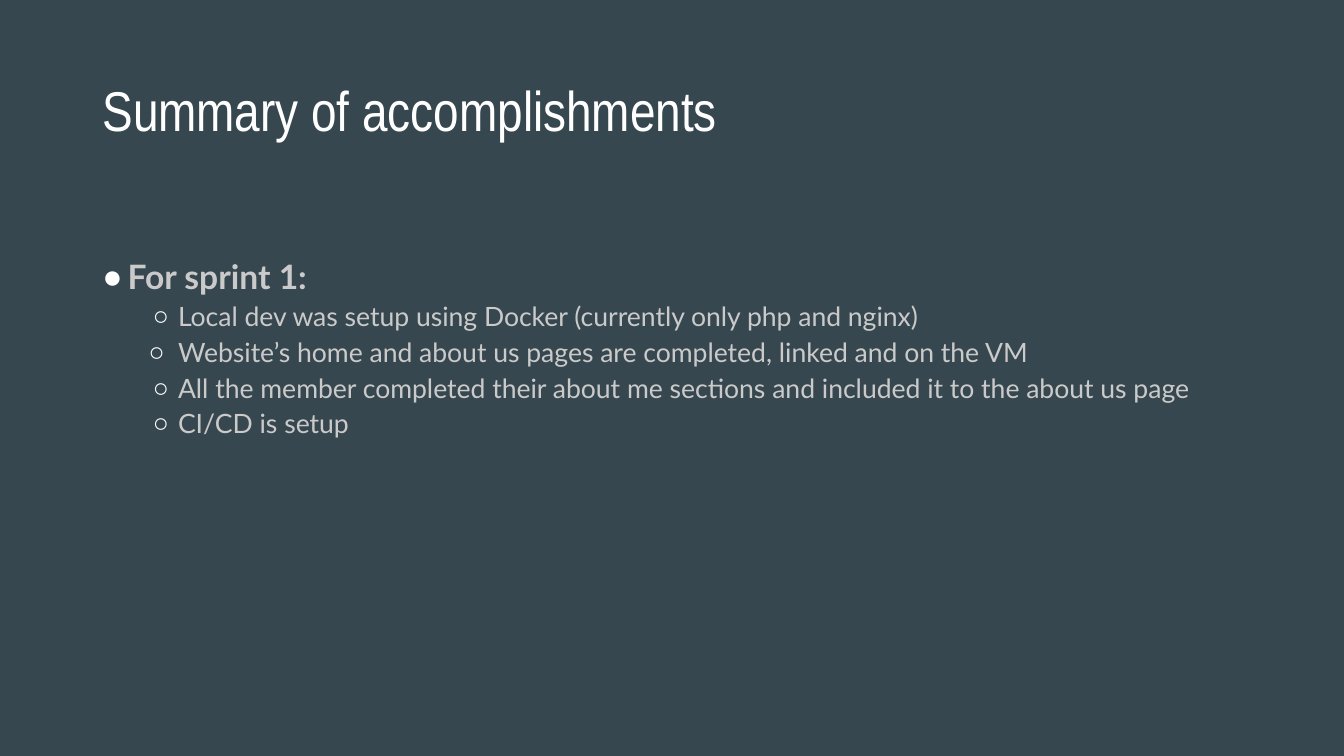
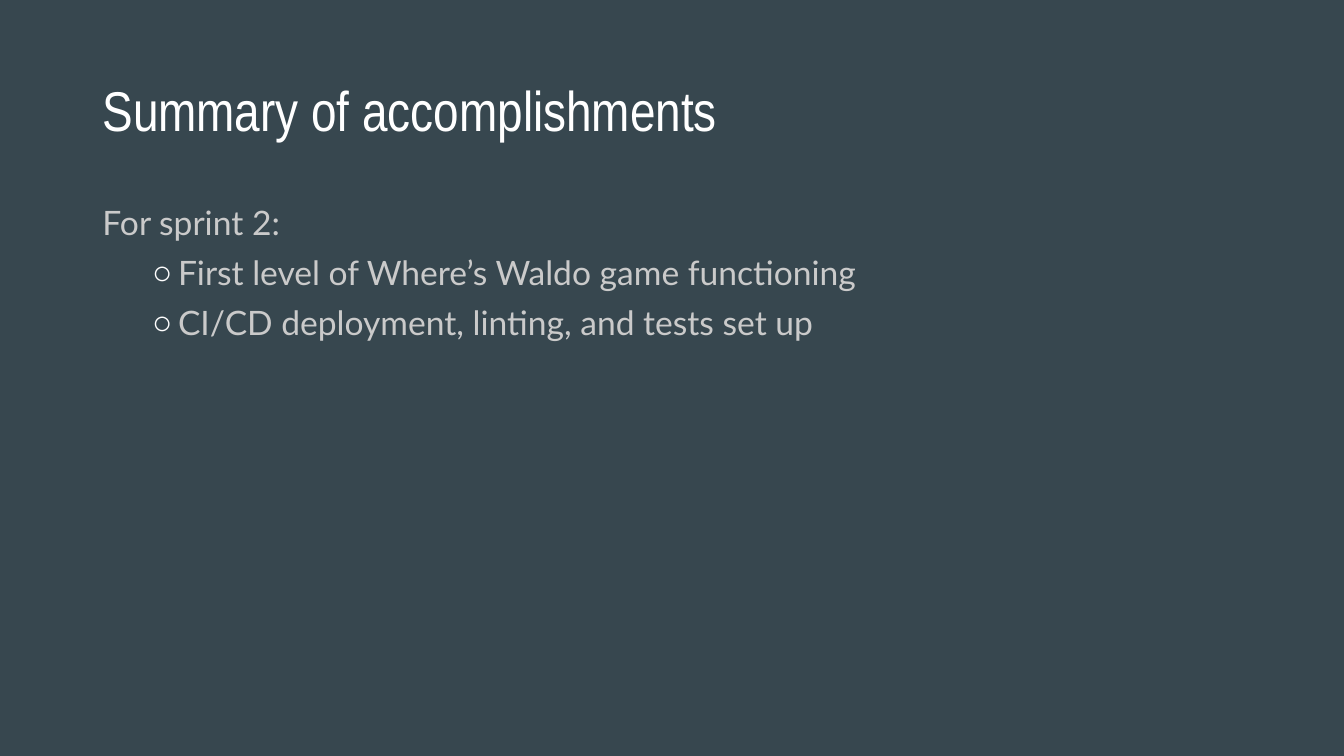
Before and after one commit to rehan-code/Game-Library-Web-App, a slide deck: slide 2 of CIS4250_Retrospective.pptx. Drawn at 1344x756 pixels with LibreOffice and Linux fonts; fonts in the diff are those of the drawing. Boxes give left, top, right and bottom in pixels: in the first picture for what was removed or moved away, otherwise in the second. Text is boxed around its words. In the diff, an @@ line names an element or a change of style, - is before the commit and + after.

```diff
--- a/CIS4250_Retrospective.pptx
+++ b/CIS4250_Retrospective.pptx
@@ text at (102,210,856,341): text changed; size 19 to 24 pt @@
-● For sprint 1:
-  ○ Local dev was setup using Docker (currently only php and nginx)
-  ○ Website’s home and about us pages are completed, linked and on the VM
-  ○ All the member completed their about me sections and included it to the about us page
-  ○ CI/CD is setup
+For sprint 2:
+  ○ First level of Where’s Waldo game functioning
+  ○ CI/CD deployment, linting, and tests set up
```
Also in this commit, not shown: 10 other slides changed, 1 slide added, 1 slide removed.
